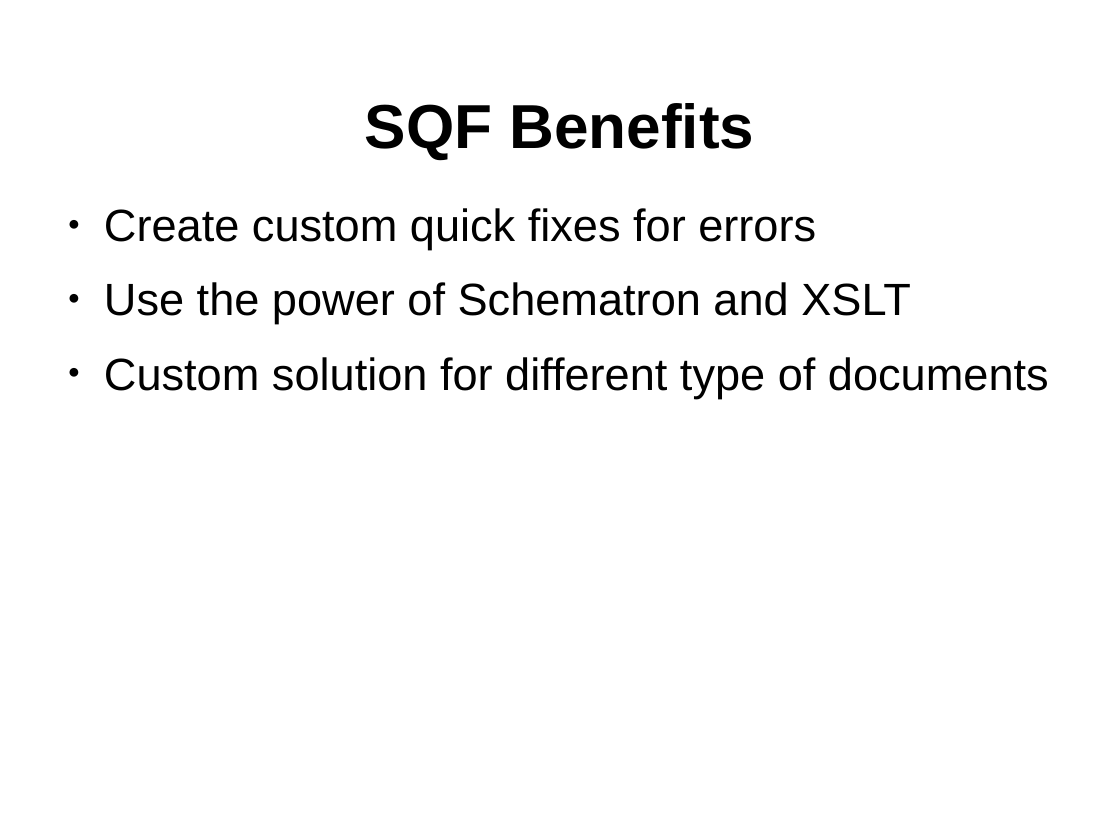
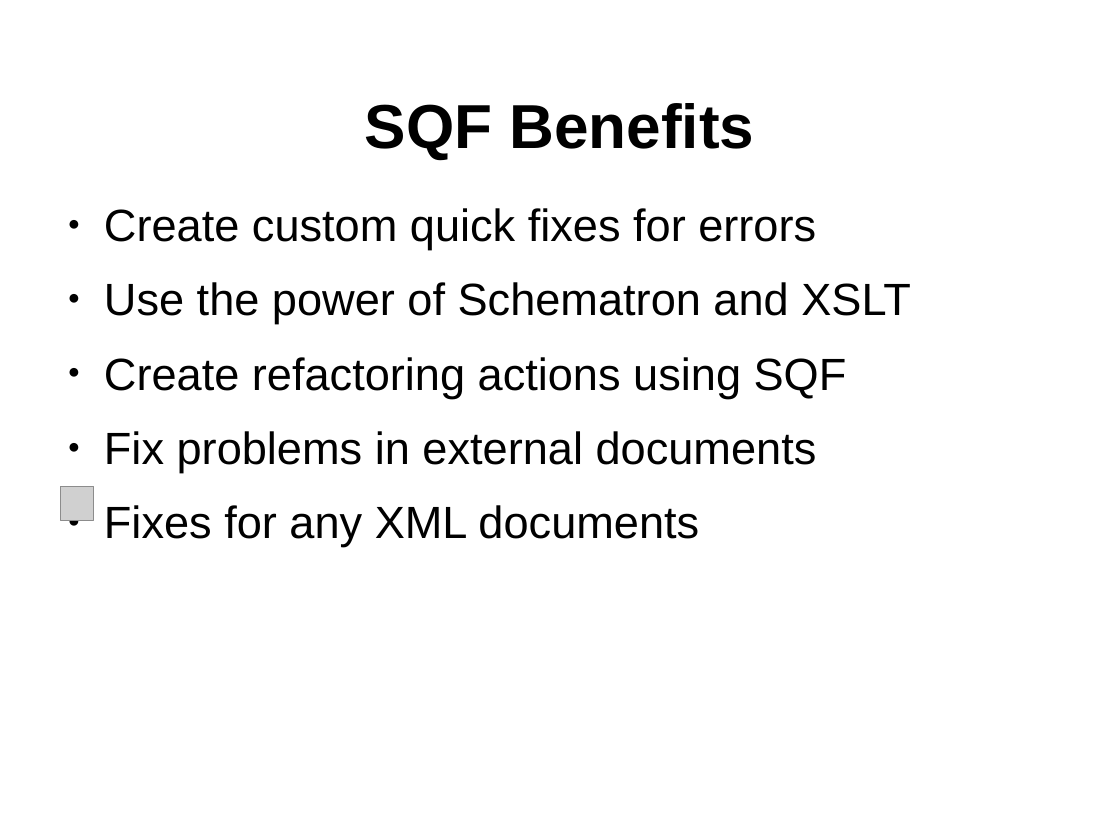
Before and after one commit to octavianN/Schematron-QuickFix-Language-Presentation, a slide deck: slide 14 of Final/SQF.odp (slide 12 before the commit). Drawn at 1120x840 pixels with LibreOffice and Linux fonts; fonts in the diff are those of the drawing; grey boxes stand for pictures; background and template pictures are left out. Boxes give left, top, right and bottom in pixels: in the first picture for what was removed or moved away, otherwise in the second. Text is boxed around its words. In the diff, an @@ line names an element or a change of style, - is before the commit and + after.

```diff
--- a/Final/SQF.odp
+++ b/Final/SQF.odp
@@ text at <box>104,357,847,547</box>: text changed @@
-● Custom solution for different type of documents
+● Create refactoring actions using SQF
+● Fix problems in external documents
+● Fixes for any XML documents
@@ picture added at <box>60,487,94,520</box> @@
```
Also in this commit, not shown: 8 other slides changed, 9 slides added, 1 slide removed, 19 other files.
